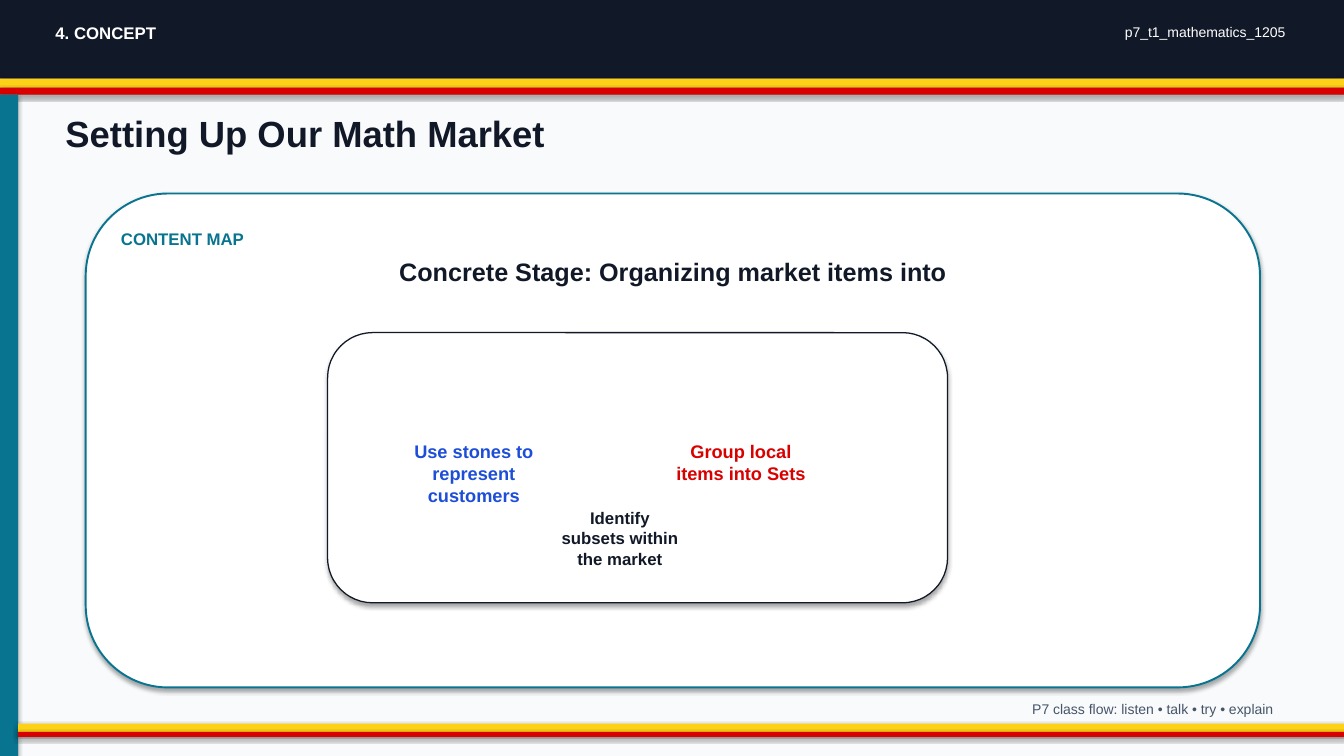
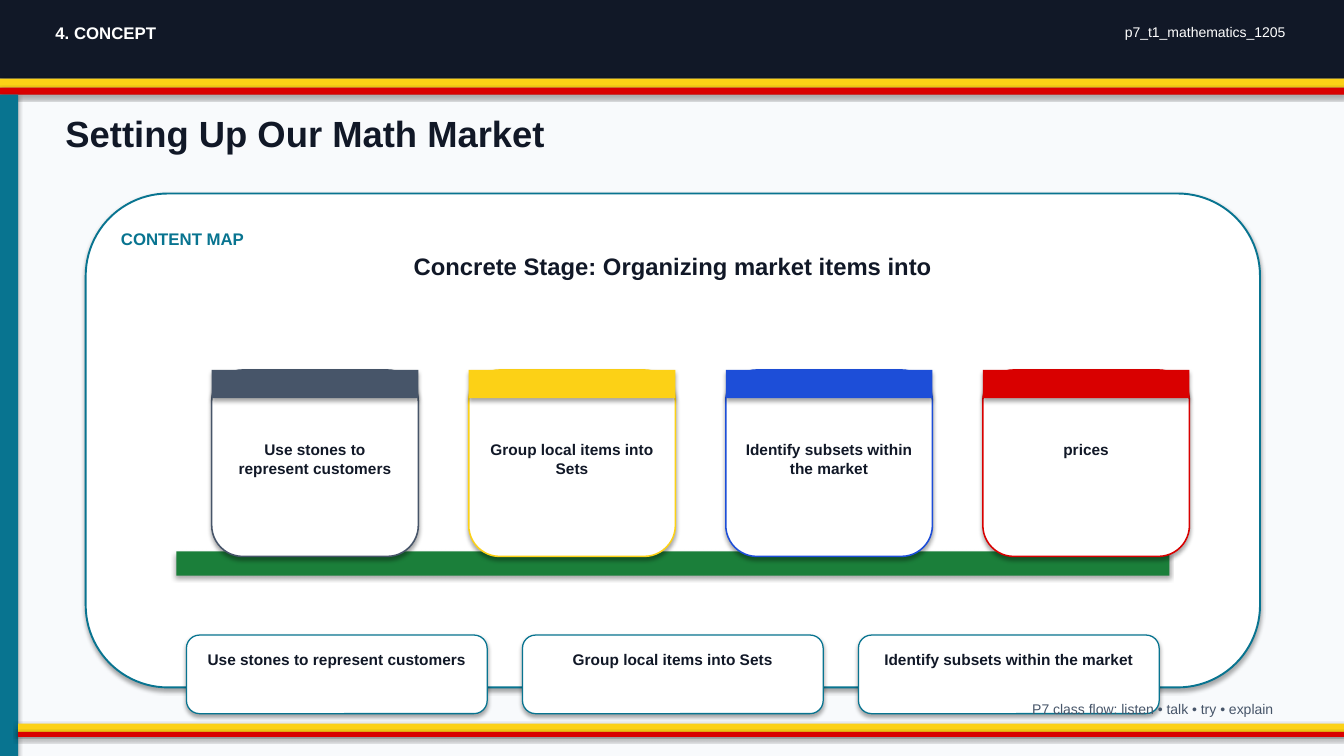
Before and after one commit to yousunjung84-edu/uganda-p7-mvp-20260629, a slide deck: slide 4 of uganda-p7-mvp/p7_t1_mathematics_1205/p7_t1_mathematics_1205.pptx. Drawn at 1344x756 pixels with LibreOffice and Linux fonts; fonts in the diff are those of the drawing. Boxes give left, top, right and bottom in pixels: in the first picture for what was removed or moved away, otherwise in the second. Text is boxed around its words. In the diff, an @@ line names an element or a change of style, - is before the commit and + after.

```diff
--- a/uganda-p7-mvp/p7_t1_mathematics_1205/p7_t1_mathematics_1205.pptx
+++ b/uganda-p7-mvp/p7_t1_mathematics_1205/p7_t1_mathematics_1205.pptx
@@ text "Concrete Stage: Organizing market items ..." at <box>414,257,932,280</box>: size 18 to 17 pt @@
@@ rounded rectangle removed at <box>328,333,948,603</box> @@
@@ rounded rectangle added at <box>212,370,418,557</box>, fill #FFFFFF, outline #475569 1.1 pt @@
@@ rectangle added at <box>212,370,418,398</box>, fill #475569 @@
@@ ellipse removed at <box>388,360,645,577</box> @@
@@ rounded rectangle added at <box>469,370,676,557</box>, fill #FFFFFF, outline #FCD116 1.1 pt @@
@@ rectangle added at <box>469,370,676,398</box>, fill #FCD116 @@
@@ ellipse removed at <box>595,360,852,577</box> @@
@@ rounded rectangle added at <box>726,370,933,557</box>, fill #FFFFFF, outline #1D4ED8 1.1 pt @@
@@ rectangle added at <box>726,370,933,398</box>, fill #1D4ED8 @@
@@ rounded rectangle added at <box>983,370,1190,557</box>, fill #FFFFFF, outline #D90000 1.1 pt @@
@@ rectangle added at <box>983,370,1190,398</box>, fill #D90000 @@
@@ text "Use stones to represent customers": place and size @@
-text "Use stones to represent customers" at <box>414,445,533,502</box>
+text "Use stones to represent customers" at <box>239,444,391,477</box>
@@ text "Use stones to represent customers" at <box>239,444,391,477</box>: size 13 to 11 pt, text colour #1D4ED8 to #111827 @@
@@ text "Group local items into Sets": place and size @@
-text "Group local items into Sets" at <box>676,444,805,480</box>
+text "Group local items into Sets" at <box>490,444,653,474</box>
@@ text "Group local items into Sets" at <box>490,444,653,474</box>: size 13 to 11 pt, text colour #D90000 to #111827 @@
@@ text "Identify subsets within the market": place and size @@
-text "Identify subsets within the market" at <box>562,512,678,565</box>
+text "Identify subsets within the market" at <box>746,444,912,474</box>
@@ text "Identify subsets within the market" at <box>746,444,912,474</box>: size 12 to 11 pt @@
@@ text added at <box>1063,444,1108,459</box>, 11 pt, text #111827, bold @@
+prices
@@ rectangle added at <box>176,552,1170,576</box>, fill #1B7F3A @@
@@ rounded rectangle added at <box>187,635,487,714</box>, fill #FFFFFF, outline #087490 0.9 pt @@
@@ text added at <box>208,654,466,669</box>, 11 pt, text #111827, bold @@
+Use stones to represent customers
@@ rounded rectangle added at <box>522,635,823,714</box>, fill #FFFFFF, outline #087490 0.9 pt @@
@@ text added at <box>573,654,773,669</box>, 11 pt, text #111827, bold @@
+Group local items into Sets
@@ rounded rectangle added at <box>859,635,1159,714</box>, fill #FFFFFF, outline #087490 0.9 pt @@
@@ text added at <box>884,654,1133,668</box>, 11 pt, text #111827, bold @@
+Identify subsets within the market
```
Also in this commit, not shown: 3 other slides changed, 24 other files.
